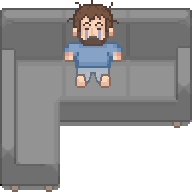
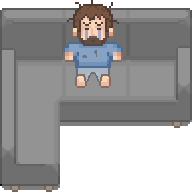
The second 192 x 192 image is a revision of the first. Changes to its layers:
painted on "tears" over 82, 50, 97, 58
painted on "Capa enganxada #1" over 83, 21, 103, 84
